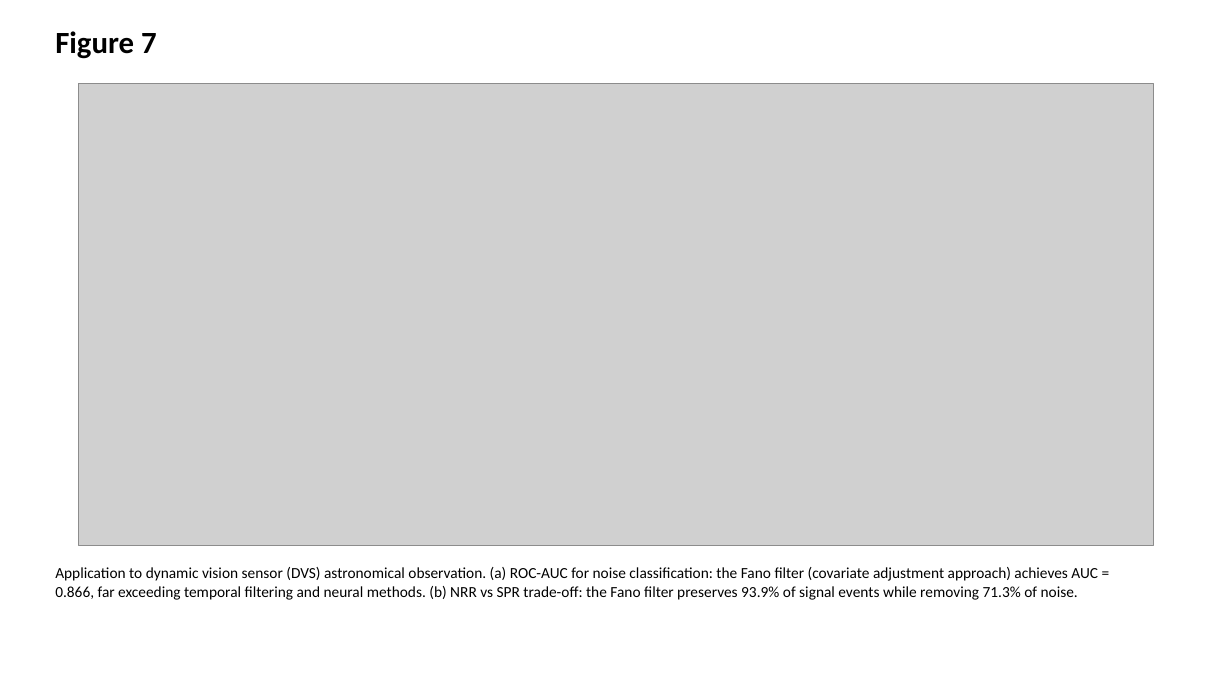
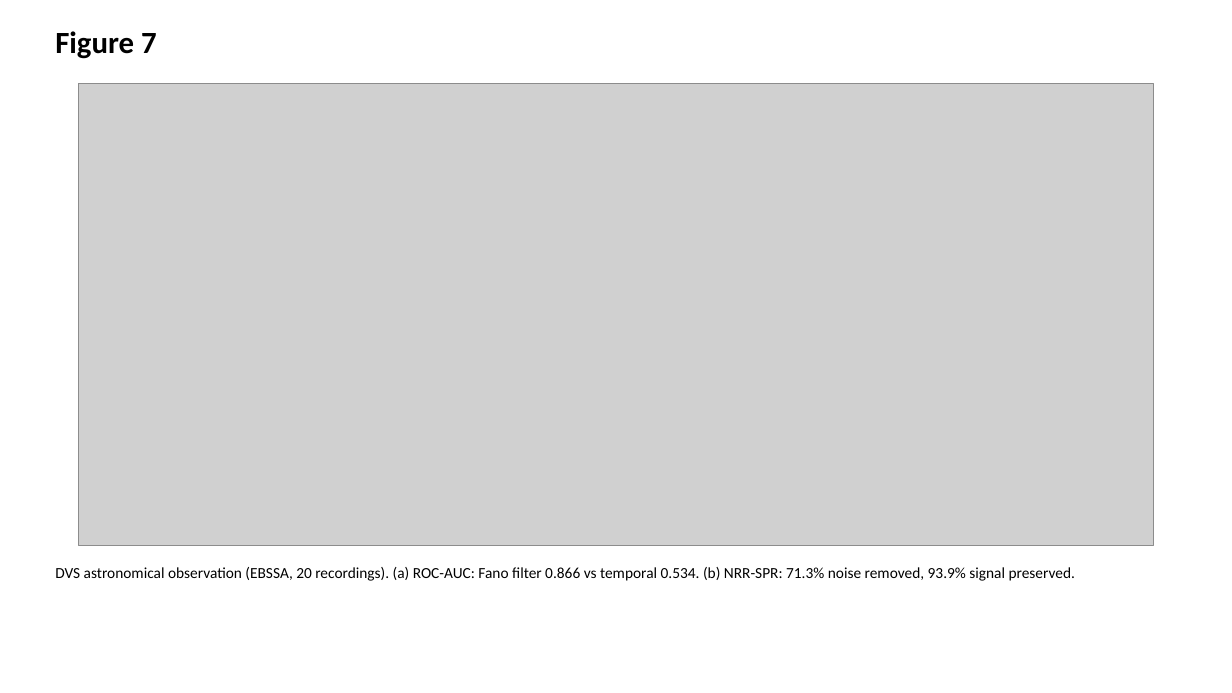
Before and after one commit to bougtoir/heat-accidents-mortality, a slide deck: slide 7 of sr_ancova_framework/pre_submission/figures.pptx. Drawn at 1232x693 pixels with LibreOffice and Linux fonts; fonts in the diff are those of the drawing; grey boxes stand for pictures. Boxes give left, top, right and bottom in pixels: in the first picture for what was removed or moved away, otherwise in the second. Text is boxed around its words. In the diff, an @@ line names an element or a change of style, - is before the commit and + after.

```diff
--- a/sr_ancova_framework/pre_submission/figures.pptx
+++ b/sr_ancova_framework/pre_submission/figures.pptx
@@ text at box(55, 567, 1075, 581): text changed @@
-Application to dynamic vision sensor (DVS) astronomical observation. (a) ROC-AUC for noise classification: the Fano filter (covariate adjustment approach) achieves AUC = 0.866, far exceeding temporal filtering and neural methods. (b) NRR vs SPR trade-off: the Fano filter preserves 93.9% of signal events while removing 71.3% of noise.
+DVS astronomical observation (EBSSA, 20 recordings). (a) ROC-AUC: Fano filter 0.866 vs temporal 0.534. (b) NRR-SPR: 71.3% noise removed, 93.9% signal preserved.
```
Also in this commit, not shown: 5 other slides changed, 1 slide added, 1 slide removed, 7 other files.
